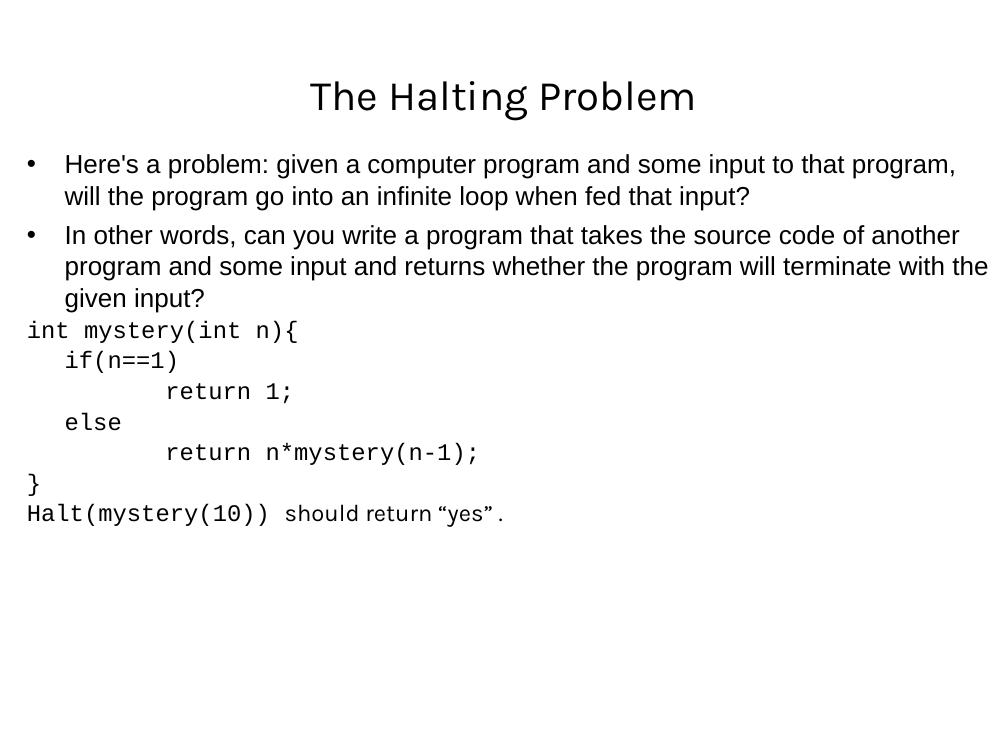
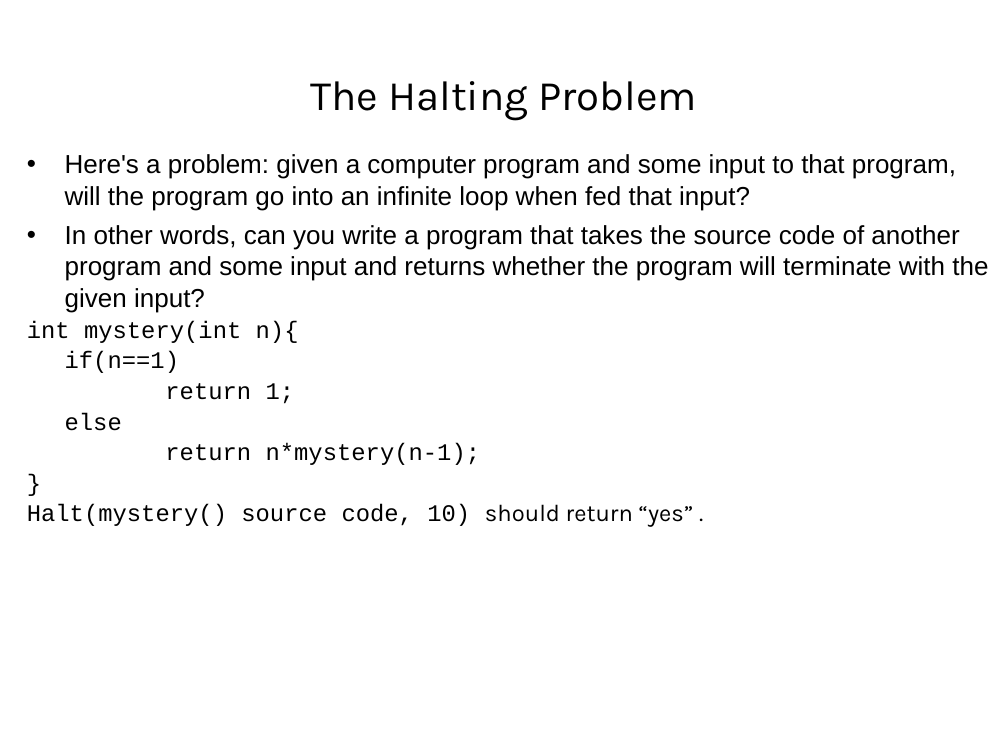
Before and after one commit to LongBaoNguyen/longbaonguyen.github.io, a slide deck: slide 31 of courses/apcsp/lecture15.ppt. Drawn at 1008x756 pixels with LibreOffice and Linux fonts; fonts in the diff are those of the drawing; background and template pictures are left out. Boxes give left, top, right and bottom in pixels: in the first picture for what was removed or moved away, otherwise in the second. Text is boxed around its words. In the diff, an @@ line names an element or a change of style, - is before the commit and + after.

```diff
--- a/courses/apcsp/lecture15.ppt
+++ b/courses/apcsp/lecture15.ppt
@@ text at [27, 504, 694, 527]: text changed; font Karla to Courier New @@
-Halt(mystery(10)) should return “yes” .
+Halt(mystery() source code, 10) should return “yes” .
```
Also in this commit, not shown: 5 other slides changed, 3 other files.
